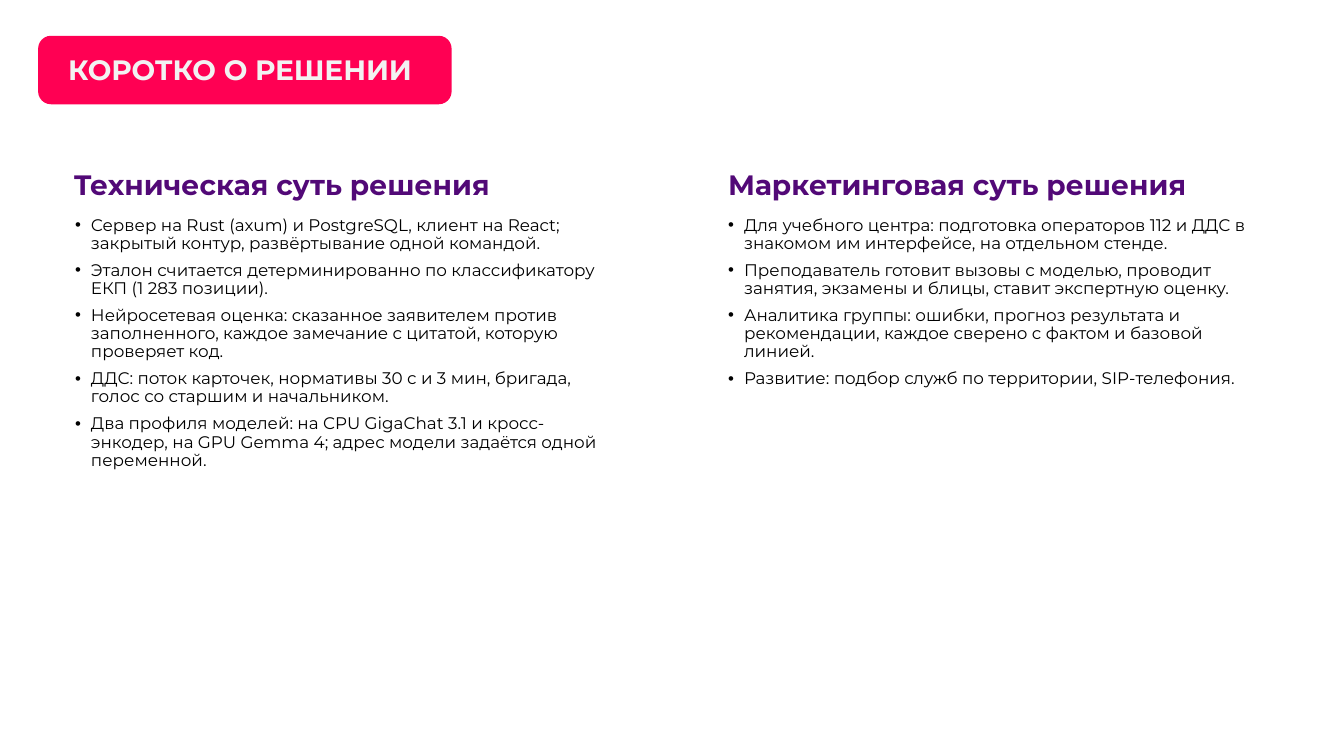
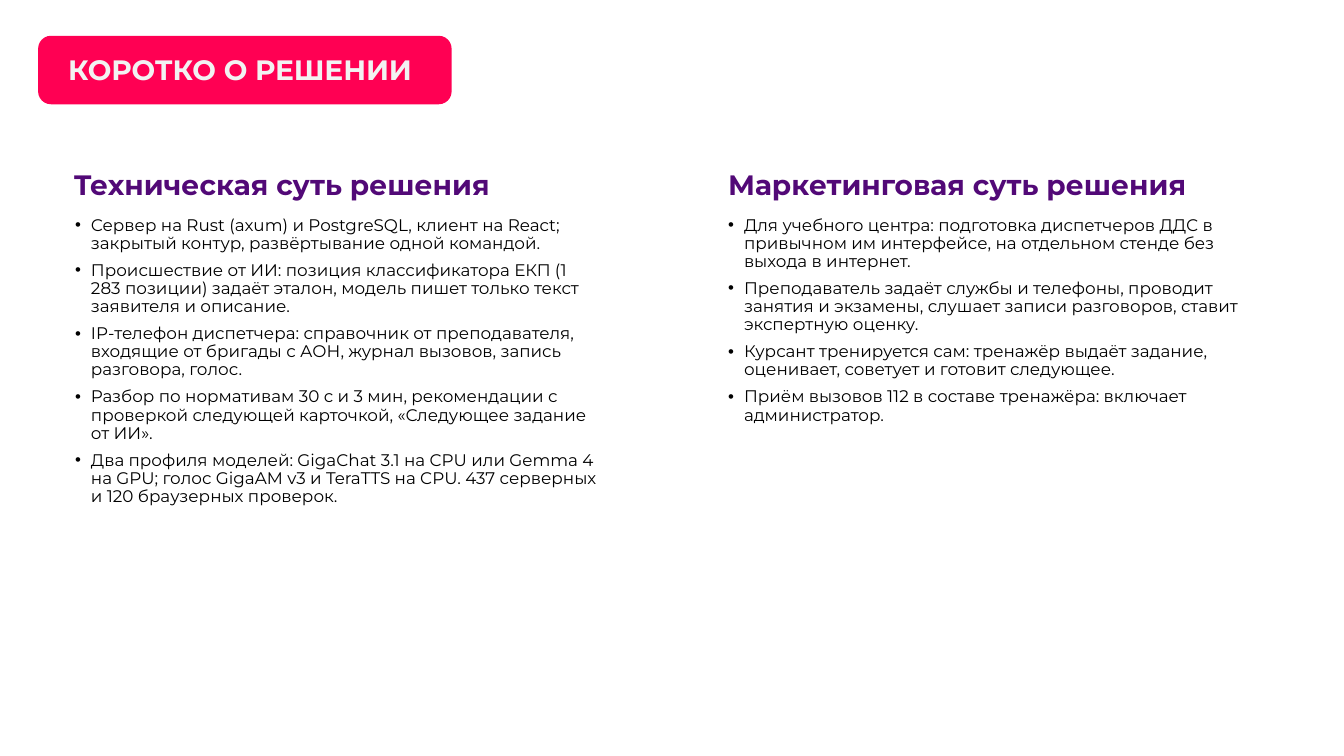
Before and after one commit to Den4ikAI/arm112-trainer, a slide deck: slide 5 of docs/презентация.pptx. Drawn at 1344x756 pixels with LibreOffice and Linux fonts; fonts in the diff are those of the drawing; background and template pictures are left out. Boxes give left, top, right and bottom in pixels: in the first picture for what was removed or moved away, otherwise in the second. Text is boxed around its words. In the diff, an @@ line names an element or a change of style, - is before the commit and + after.

```diff
--- a/docs/презентация.pptx
+++ b/docs/презентация.pptx
@@ text at bbox=[744, 218, 1238, 425]: text changed @@
-• Для учебного центра: подготовка операторов 112 и ДДС в знакомом им интерфейсе, на отдельном стенде.
-• Преподаватель готовит вызовы с моделью, проводит занятия, экзамены и блицы, ставит экспертную оценку.
-• Аналитика группы: ошибки, прогноз результата и рекомендации, каждое сверено с фактом и базовой линией.
-• Развитие: подбор служб по территории, SIP-телефония.
+• Для учебного центра: подготовка диспетчеров ДДС в привычном им интерфейсе, на отдельном стенде без выхода в интернет.
+• Преподаватель задаёт службы и телефоны, проводит занятия и экзамены, слушает записи разговоров, ставит экспертную оценку.
+• Курсант тренируется сам: тренажёр выдаёт задание, оценивает, советует и готовит следующее.
+• Приём вызовов 112 в составе тренажёра: включает администратор.
@@ text at bbox=[91, 263, 597, 506]: text changed @@
-• Эталон считается детерминированно по классификатору ЕКП (1 283 позиции).
-• Нейросетевая оценка: сказанное заявителем против заполненного, каждое замечание с цитатой, которую проверяет код.
-• ДДС: поток карточек, нормативы 30 с и 3 мин, бригада, голос со старшим и начальником.
-• Два профиля моделей: на CPU GigaChat 3.1 и кросс-энкодер, на GPU Gemma 4; адрес модели задаётся одной переменной.
+• Происшествие от ИИ: позиция классификатора ЕКП (1 283 позиции) задаёт эталон, модель пишет только текст заявителя и описание.
+• IP-телефон диспетчера: справочник от преподавателя, входящие от бригады с АОН, журнал вызовов, запись разговора, голос.
+• Разбор по нормативам 30 с и 3 мин, рекомендации с проверкой следующей карточкой, «Следующее задание от ИИ».
+• Два профиля моделей: GigaChat 3.1 на CPU или Gemma 4 на GPU; голос GigaAM v3 и TeraTTS на CPU. 437 серверных и 120 браузерных проверок.
```
Also in this commit, not shown: 4 other slides changed, 11 slides added, 21 slides removed, 14 other files.
